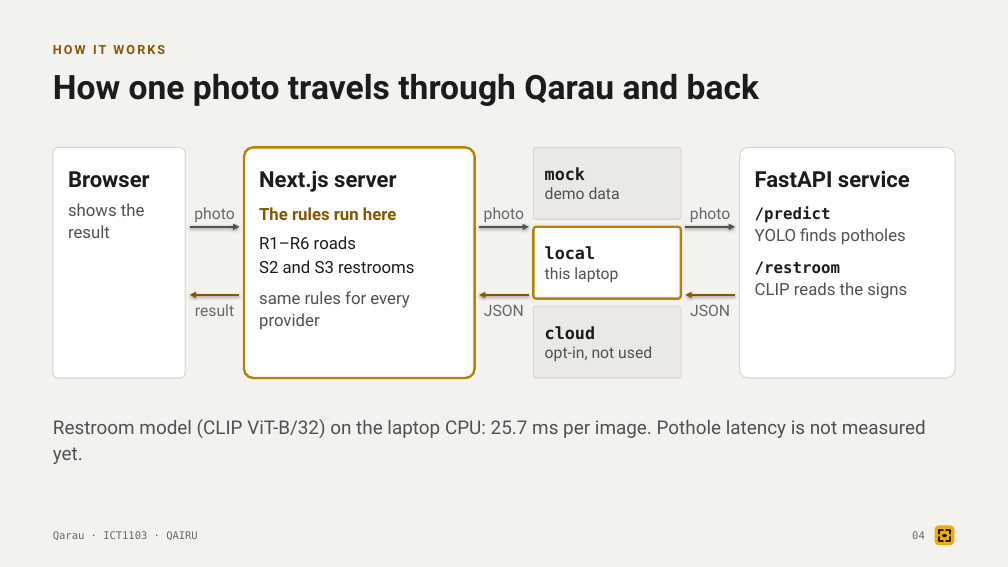
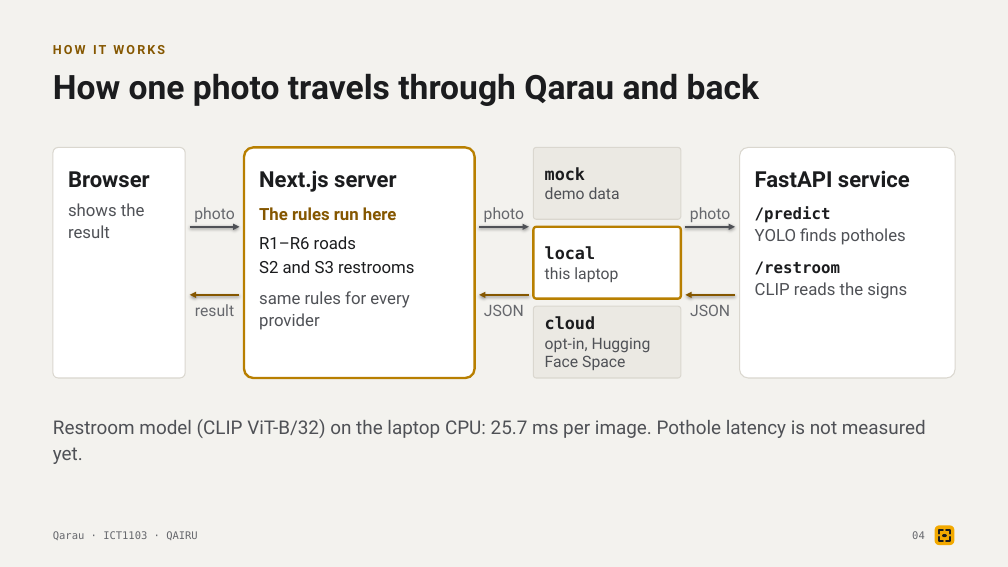
Before and after one commit to tairqaldy/jolscan-ict-final-1st-trimester, a slide deck: slide 4 of docs/deck/qarau-defense-deck.pptx. Drawn at 1008x567 pixels with LibreOffice and Linux fonts; fonts in the diff are those of the drawing. Boxes give left, top, right and bottom in pixels: in the first picture for what was removed or moved away, otherwise in the second. Text is boxed around its words. In the diff, an @@ line names an element or a change of style, - is before the commit and + after.

```diff
--- a/docs/deck/qarau-defense-deck.pptx
+++ b/docs/deck/qarau-defense-deck.pptx
@@ text at (545, 338, 651, 370): text changed @@
-opt-in, not used
+opt-in, Hugging Face Space
```
Also in this commit, not shown: 5 other slides changed, 5 slides added, 8 other files.
